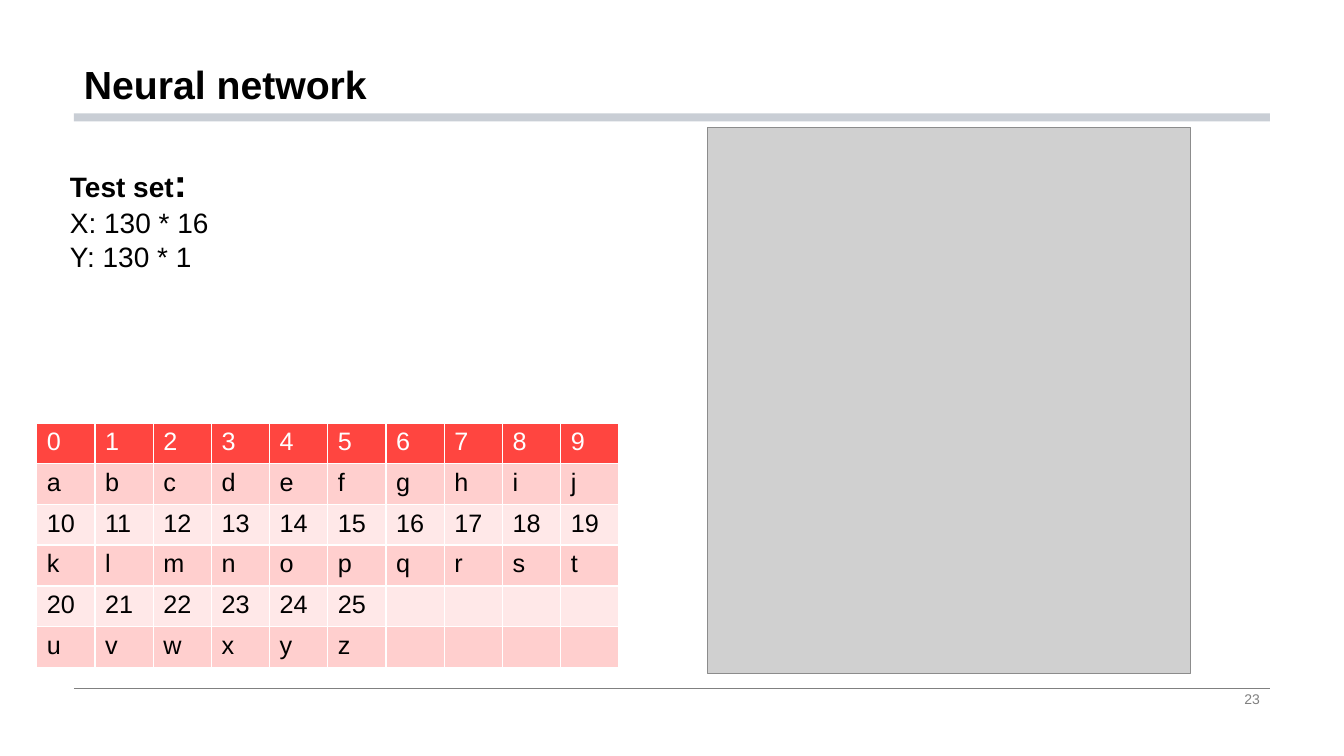
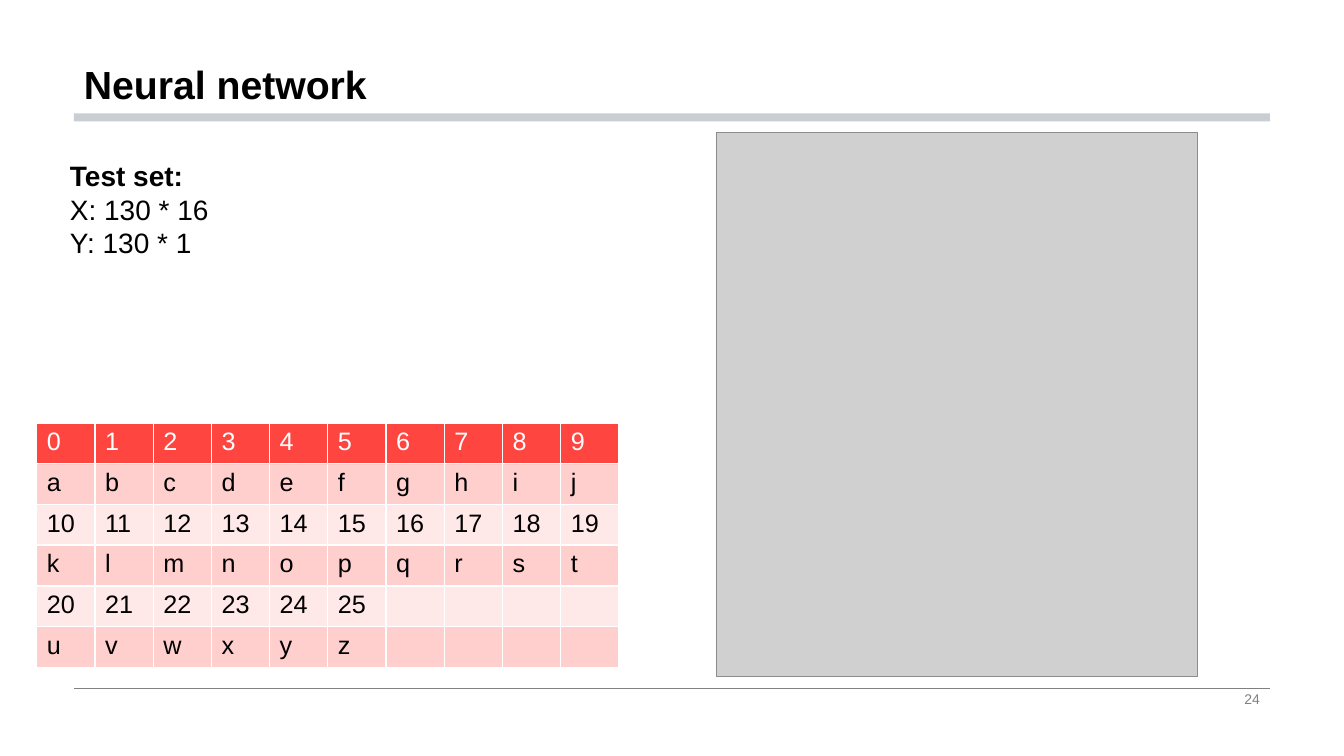
Before and after one commit to briiiskiiiday/AR-Child-English-Vocabulary-Teaching-Based-on-Handwritten-Letter-Recognition--Animal-, a slide deck: slide 24 of final_presentation.pptx (slide 23 before the commit). Drawn at 1344x756 pixels with LibreOffice and Linux fonts; fonts in the diff are those of the drawing; grey boxes stand for pictures. Boxes give left, top, right and bottom in pixels: in the first picture for what was removed or moved away, otherwise in the second. Text is boxed around its words. In the diff, an @@ line names an element or a change of style, - is before the commit and + after.

```diff
--- a/final_presentation.pptx
+++ b/final_presentation.pptx
@@ picture: place and size @@
-picture at box(708, 127, 1191, 674)
+picture at box(717, 132, 1198, 677)
@@ text at box(70, 166, 183, 187): size 28 to 20 pt in "set:" @@
@@ page number at box(1244, 694, 1260, 704): text changed @@
-23
+24
```
Also in this commit, not shown: 4 other slides changed, 1 slide added, 2 other files.
